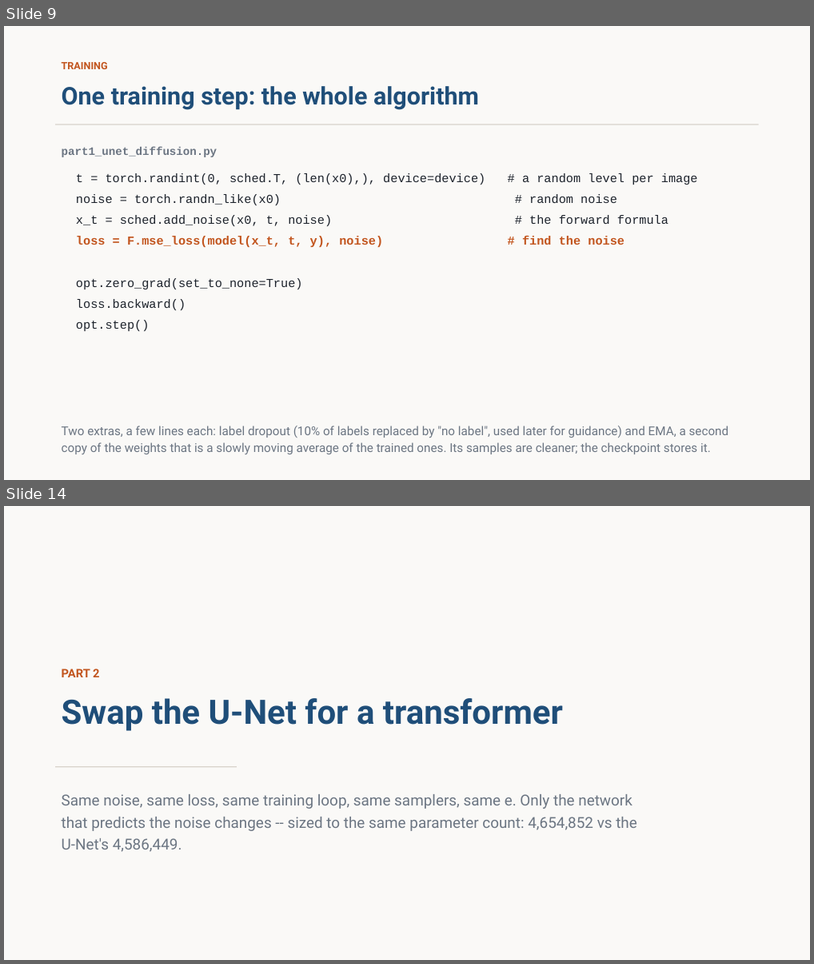
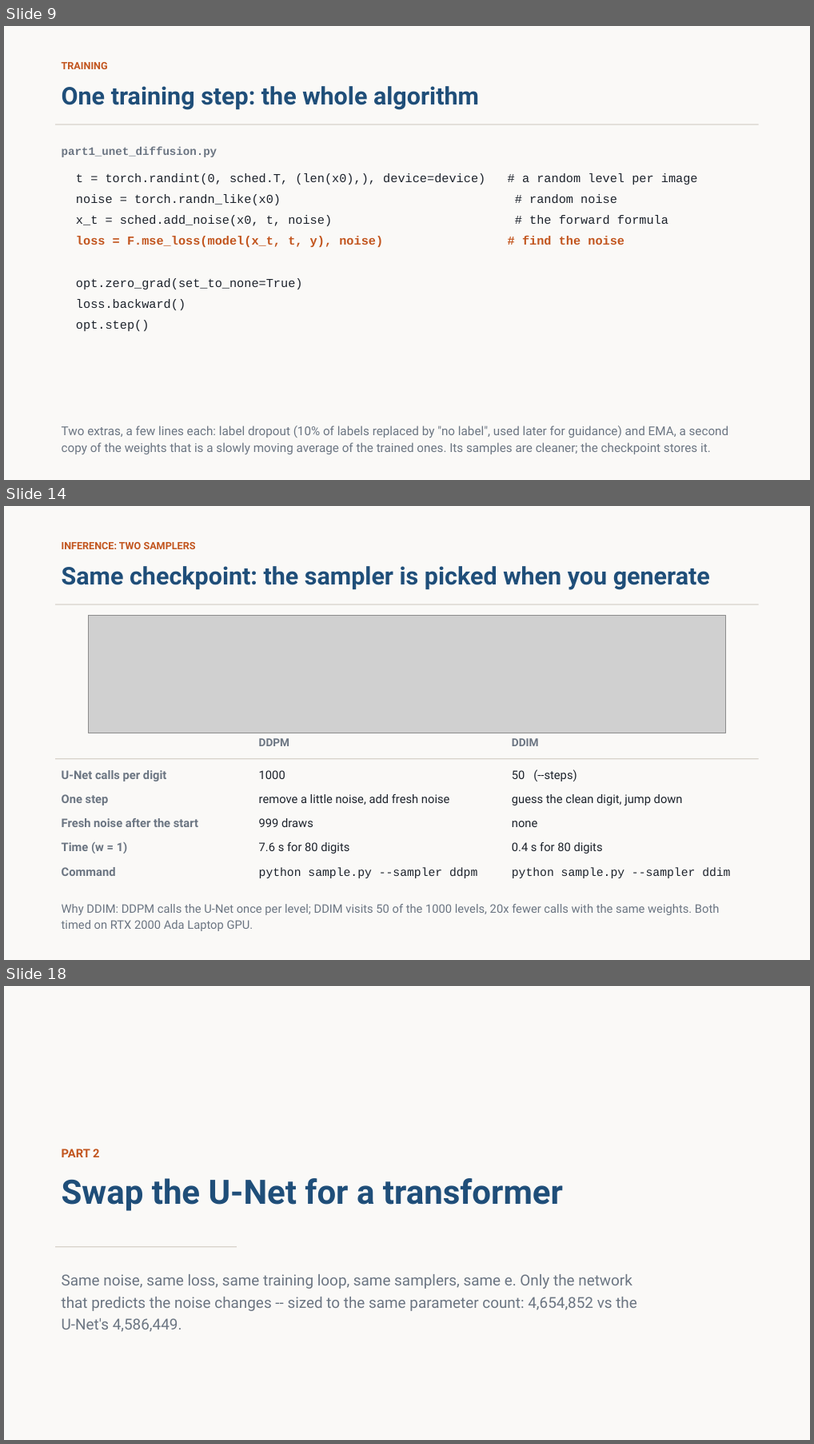
Before and after one commit to stanthemaker/tutorial_ml, a slide deck: week5_diffusion/slides/week5_diffusion.pptx. Shown one above the other, each under a label of ours: slides 9 and 14 before the commit, slides 9, 14 and 18 after it; the slides between them are not shown. The pictures are 814x964 and 814x1444 pixels, drawn with LibreOffice and Linux fonts; fonts in the diff are those of the drawing; grey boxes stand for pictures. Boxes give left, top, right and bottom in pixels: in the first picture for what was removed or moved away, otherwise in the second. Text is boxed around its words. In the diff, an @@ line names an element or a change of style, - is before the commit and + after.

```diff
--- a/week5_diffusion/slides/week5_diffusion.pptx
+++ b/week5_diffusion/slides/week5_diffusion.pptx
@@ slide 14 added at box(4, 506, 810, 960), background #FAF9F7 @@
@@ text added at box(62, 542, 196, 549), 12 pt, text #C2551E, bold @@
+INFERENCE: TWO SAMPLERS
@@ text added at box(62, 566, 710, 590), 29 pt, text #1F4E79, bold @@
+Same checkpoint: the sampler is picked when you generate
@@ rectangle added at box(55, 604, 759, 605), fill #D8D3CB @@
@@ picture added at box(89, 615, 726, 733) @@
@@ text added at box(259, 738, 290, 746), 13 pt, text #6B7582, bold @@
+DDPM
@@ text added at box(512, 738, 539, 746), 13 pt, text #6B7582, bold @@
+DDIM
@@ rectangle added at box(55, 758, 759, 760), fill #D8D3CB @@
@@ text added at box(512, 769, 577, 781), 14 pt, text #1C222B @@
+50 (--steps)
@@ text added at box(62, 770, 166, 781), 14 pt, text #6B7582, bold @@
+U-Net calls per digit
@@ text added at box(259, 770, 286, 779), 14 pt, text #1C222B @@
+1000
@@ text added at box(62, 794, 109, 805), 14 pt, text #6B7582, bold @@
+One step
@@ text added at box(259, 794, 450, 804), 14 pt, text #1C222B @@
+remove a little noise, add fresh noise
@@ text added at box(512, 794, 683, 805), 14 pt, text #1C222B @@
+guess the clean digit, jump down
@@ text added at box(62, 818, 198, 827), 14 pt, text #6B7582, bold @@
+Fresh noise after the start
@@ text added at box(62, 841, 128, 853), 14 pt, text #6B7582, bold @@
+Time (w = 1)
@@ text added at box(259, 818, 314, 827), 14 pt, text #1C222B @@
+999 draws
@@ text added at box(512, 820, 538, 827), 14 pt, text #1C222B @@
+none
@@ text added at box(259, 842, 350, 853), 14 pt, text #1C222B @@
+7.6 s for 80 digits
@@ text added at box(512, 842, 603, 853), 14 pt, text #1C222B @@
+0.4 s for 80 digits
@@ text added at box(62, 867, 116, 876), 14 pt, text #6B7582, bold @@
+Command
@@ text added at box(259, 867, 478, 878), 14 pt, text #1C222B @@
+python sample.py --sampler ddpm
@@ text added at box(512, 867, 730, 878), 14 pt, text #1C222B @@
+python sample.py --sampler ddim
@@ text added at box(62, 904, 719, 931), 14 pt, text #6B7582 @@
+Why DDIM: DDPM calls the U-Net once per level; DDIM visits 50 of the 1000 levels, 20x fewer calls with the same weights. Both timed on RTX 2000 Ada Laptop GPU.
@@ what was slide 14 is now slide 18 @@
```
Also in this commit, not shown: 4 slides changed, 5 other slides added, 2 slides removed, 54 other files.
